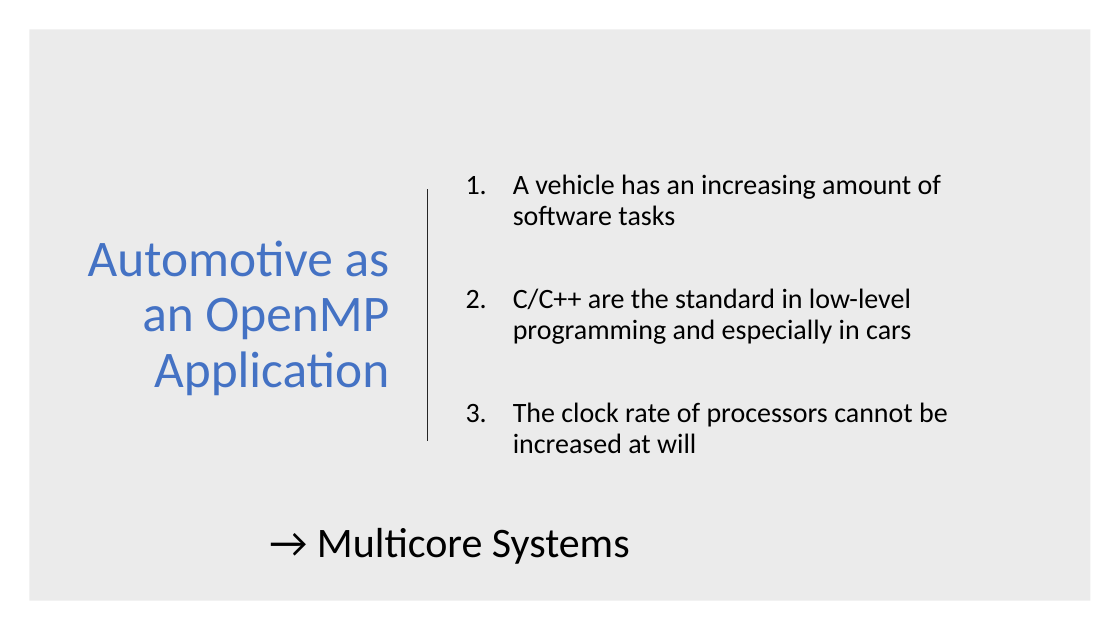
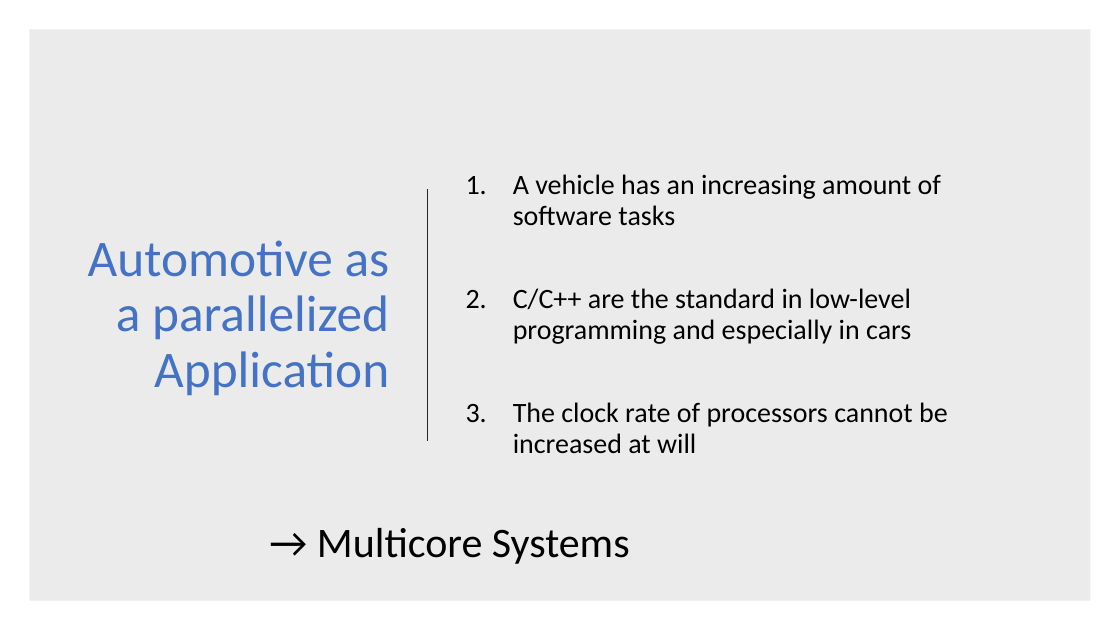
Before and after one commit to dyeske61283/ASE_OpenMP, a slide deck: slide 4 of OpenMP_Folien.pptx. Drawn at 1120x630 pixels with LibreOffice and Linux fonts; fonts in the diff are those of the drawing. Boxes give left, top, right and bottom in pixels: in the first picture for what was removed or moved away, otherwise in the second. Text is boxed around its words. In the diff, an @@ line names an element or a change of style, - is before the commit and + after.

```diff
--- a/OpenMP_Folien.pptx
+++ b/OpenMP_Folien.pptx
@@ title at <box>88,240,390,396</box>: text changed @@
-Automotive as an OpenMP Application
+Automotive as a parallelized Application
```
Also in this commit, not shown: 3 other slides changed, 2 slides added, 1 other file.
